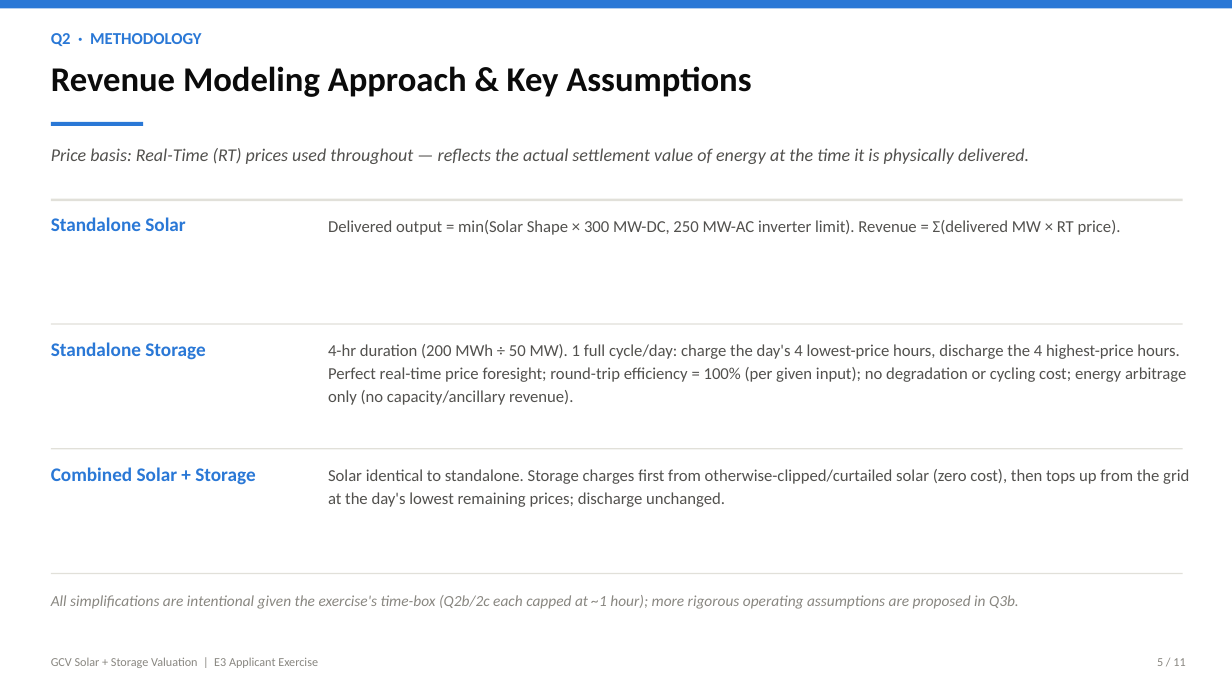
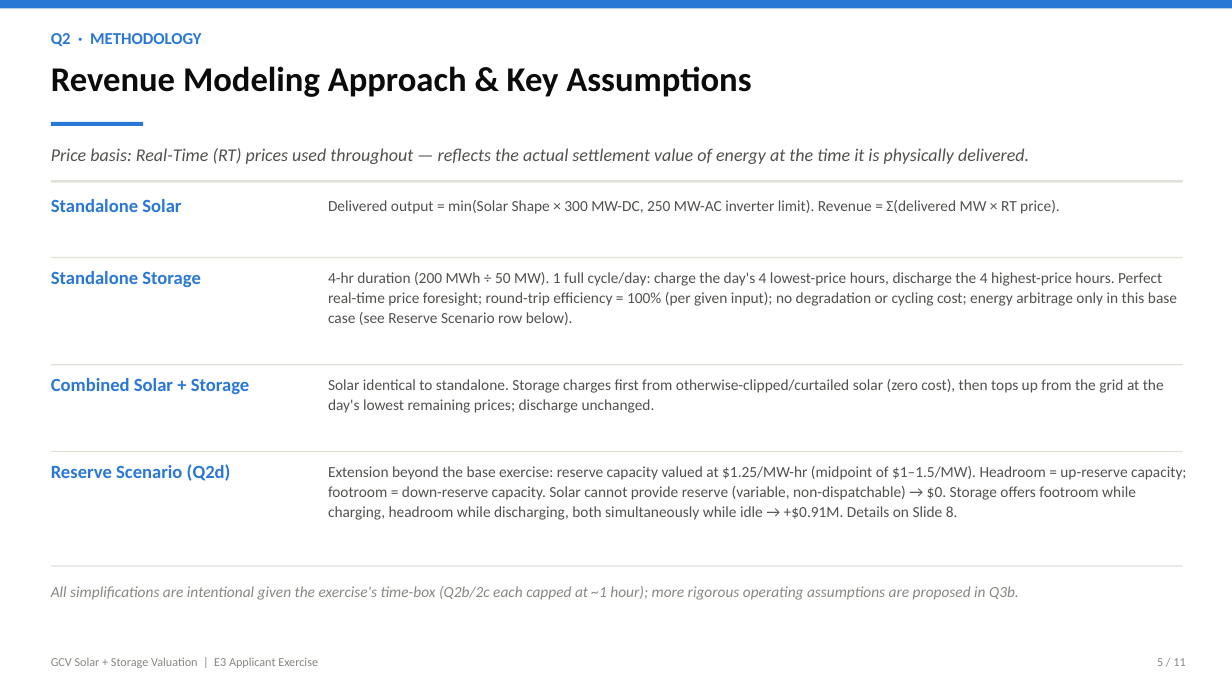
Before and after one commit to Yifueveding/E3_work_task, a slide deck: slide 5 of GCV_Solar_Storage_Valuation.pptx. Drawn at 1232x693 pixels with LibreOffice and Linux fonts; fonts in the diff are those of the drawing. Boxes give left, top, right and bottom in pixels: in the first picture for what was removed or moved away, otherwise in the second. Text is boxed around its words. In the diff, an @@ line names an element or a change of style, - is before the commit and + after.

```diff
--- a/GCV_Solar_Storage_Valuation.pptx
+++ b/GCV_Solar_Storage_Valuation.pptx
@@ text "Standalone Solar": place and size @@
-text "Standalone Solar" at bbox=[51, 217, 185, 231]
+text "Standalone Solar" at bbox=[51, 199, 181, 212]
@@ rectangle: place and size @@
-rectangle at bbox=[51, 199, 1183, 201]
+rectangle at bbox=[51, 180, 1183, 183]
@@ text "Delivered output = min(Solar Shape ...": place and size @@
-text "Delivered output = min(Solar Shape ..." at bbox=[328, 220, 1121, 235]
+text "Delivered output = min(Solar Shape ..." at bbox=[328, 200, 1060, 214]
@@ text "Delivered output = min(Solar Shape ..." at bbox=[328, 200, 1060, 214]: size 13 to 12 pt; line spacing 1.15 to 1.1 @@
@@ text "Standalone Storage": place and size @@
-text "Standalone Storage" at bbox=[51, 342, 205, 360]
+text "Standalone Storage" at bbox=[51, 271, 201, 287]
@@ rectangle: place and size @@
-rectangle at bbox=[51, 323, 1183, 324]
+rectangle at bbox=[51, 257, 1183, 258]
@@ text at bbox=[328, 272, 1177, 325]: text changed; size 13 to 12 pt @@
-4-hr duration (200 MWh ÷ 50 MW). 1 full cycle/day: charge the day's 4 lowest-price hours, discharge the 4 highest-price hours. Perfect real-time price foresight; round-trip efficiency = 100% (per given input); no degradation or cycling cost; energy arbitrage only (no capacity/ancillary revenue).
+4-hr duration (200 MWh ÷ 50 MW). 1 full cycle/day: charge the day's 4 lowest-price hours, discharge the 4 highest-price hours. Perfect real-time price foresight; round-trip efficiency = 100% (per given input); no degradation or cycling cost; energy arbitrage only in this base case (see Reserve Scenario row below).
@@ size 15 to 14.5 pt in 3 elements at bbox=[51, 199, 181, 212], bbox=[51, 271, 201, 287], bbox=[51, 378, 250, 394] @@
@@ text "Combined Solar + Storage": place and size @@
-text "Combined Solar + Storage" at bbox=[51, 467, 255, 485]
+text "Combined Solar + Storage" at bbox=[51, 378, 250, 394]
@@ rectangle: place and size @@
-rectangle at bbox=[51, 448, 1183, 449]
+rectangle at bbox=[51, 364, 1183, 365]
@@ text "Solar identical to standalone. Storage ..." at bbox=[328, 379, 1164, 413]: size 13 to 12 pt; line spacing 1.15 to 1.1 @@
@@ text "Solar identical to standalone. Storage ...": place and size @@
-text "Solar identical to standalone. Storage ..." at bbox=[328, 469, 1189, 507]
+text "Solar identical to standalone. Storage ..." at bbox=[328, 379, 1164, 413]
@@ rectangle: place and size @@
-rectangle at bbox=[51, 573, 1183, 574]
+rectangle at bbox=[51, 451, 1183, 452]
@@ text added at bbox=[51, 464, 231, 481], 14.5 pt, text #2A78D6, bold @@
+Reserve Scenario (Q2d)
@@ text added at bbox=[328, 466, 1186, 520], 12 pt, text #52514E @@
+Extension beyond the base exercise: reserve capacity valued at $1.25/MW-hr (midpoint of $1–1.5/MW). Headroom = up-reserve capacity; footroom = down-reserve capacity. Solar cannot provide reserve (variable, non-dispatchable) → $0. Storage offers footroom while charging, headroom while discharging, both simultaneously while idle → +$0.91M. Details on Slide 8.
@@ rectangle added at bbox=[51, 566, 1183, 567], fill #E1E0D9 @@
@@ text "All simplifications are intentional given ...": place and size @@
-text "All simplifications are intentional given ..." at bbox=[51, 595, 1019, 609]
+text "All simplifications are intentional given ..." at bbox=[51, 586, 1019, 600]
```
Also in this commit, not shown: 1 other file.
